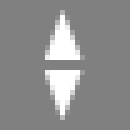
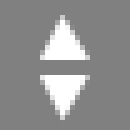
Two versions of the same layered image (w=130, h=130). Layer-by-layer changes:
painted on "Shape 1 copy" over [40, 10, 90, 120]
